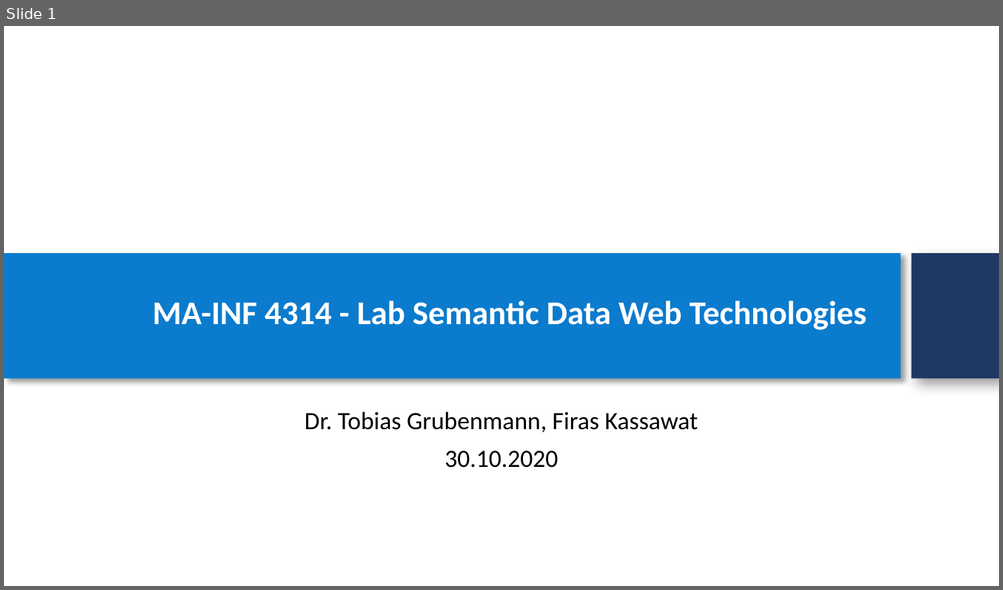
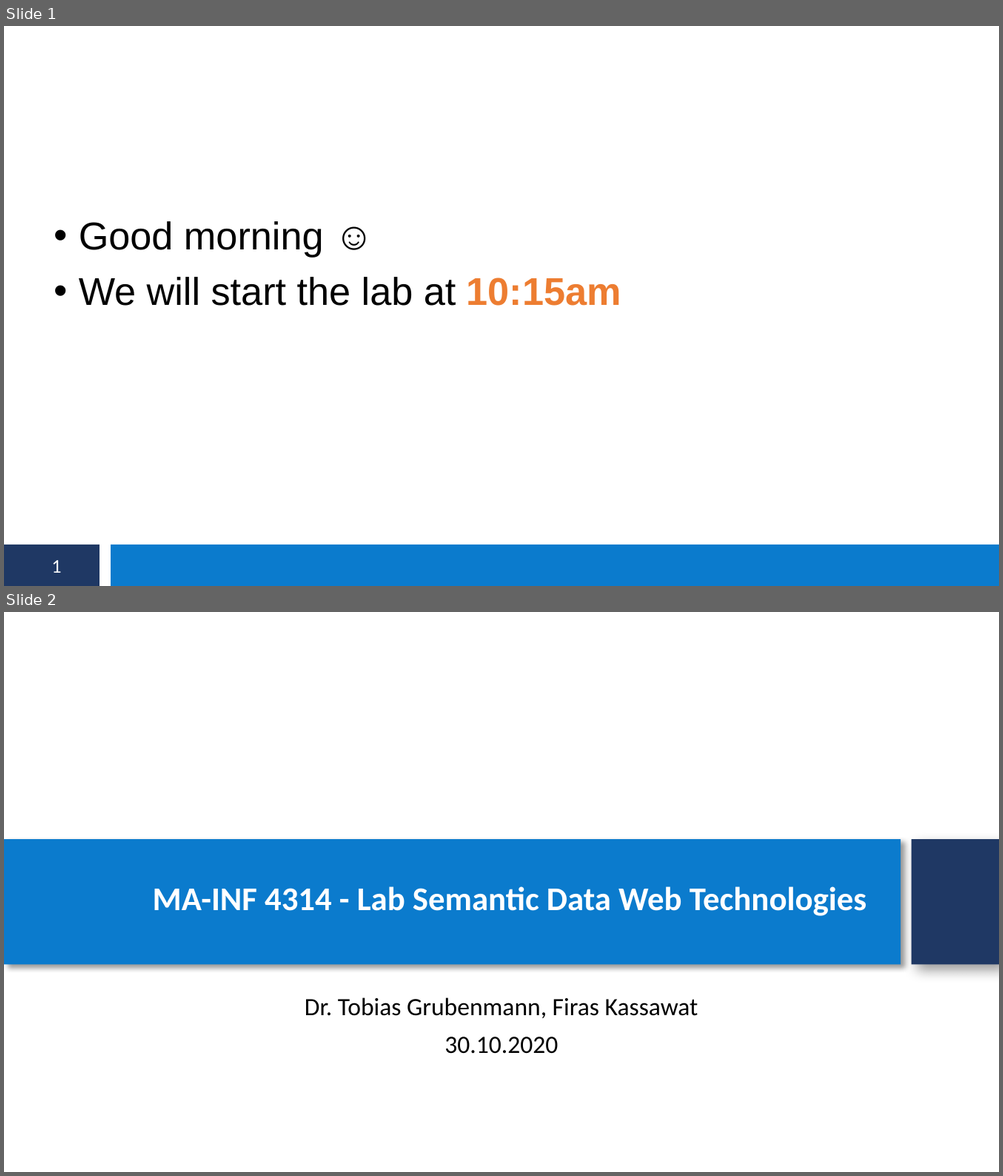
Before and after one commit to s6fikass/semanticweblab2020-2021, a slide deck: Lab Slides/01-Intro.pptx. Shown one above the other, each under a label of ours: slide 1 before the commit, slides 1 and 2 after it. The pictures are 1003x590 and 1003x1176 pixels, drawn with LibreOffice and Linux fonts; fonts in the diff are those of the drawing; background and template pictures are left out. Boxes give left, top, right and bottom in pixels: in the first picture for what was removed or moved away, otherwise in the second. Text is boxed around its words. In the diff, an @@ line names an element or a change of style, - is before the commit and + after.

```diff
--- a/Lab Slides/01-Intro.pptx
+++ b/Lab Slides/01-Intro.pptx
@@ slide 1 added at (4, 26, 999, 586), background #FFFFFF @@
@@ subtitle added at (79, 221, 621, 306), 28 pt, text #000000 @@
+• Good morning ☺
+• We will start the lab at 10:15am
@@ rectangle added at (4, 544, 99, 586), fill #1F3864 @@
@@ rectangle added at (111, 544, 999, 586), fill #0B7BCD @@
@@ page number added at (51, 560, 61, 573), 14 pt, text #FFFFFF @@
+1
@@ what was slide 1 is now slide 2 @@
```
Also in this commit, not shown: 1 slide changed, 2 other slides added.
